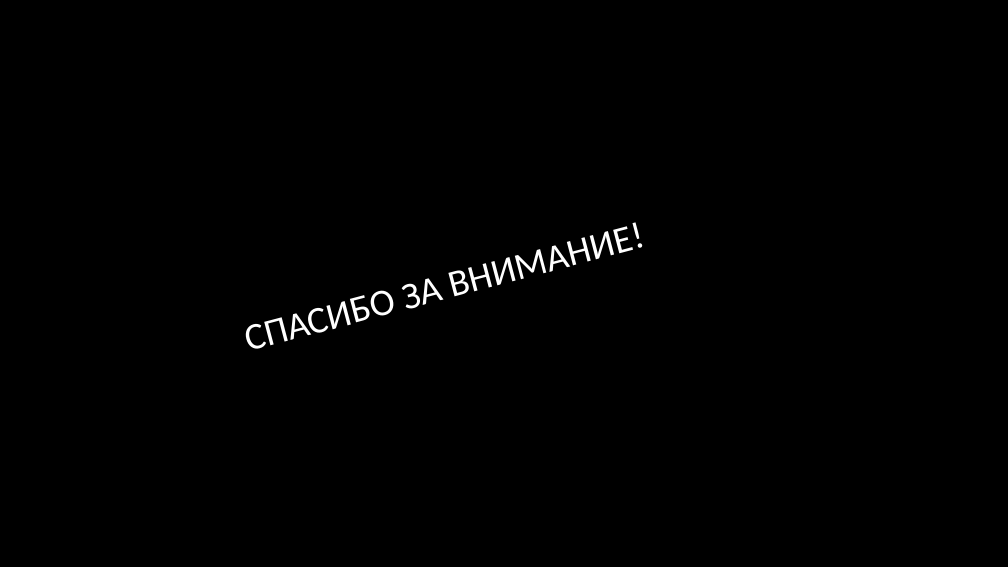
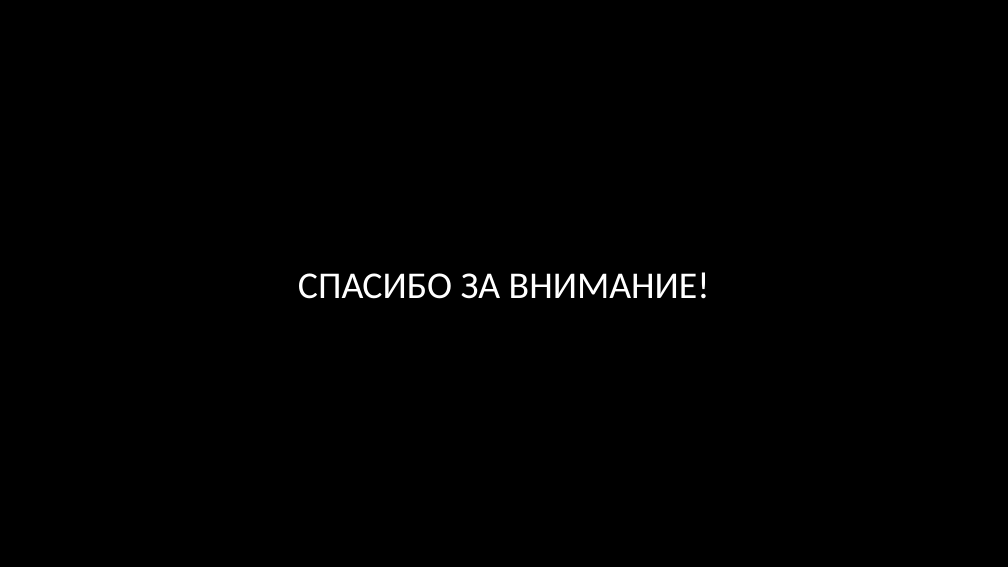
Before and after one commit to KondratovichMaxim/sciense, a slide deck: slide 26 of создания идеальной линзы.pptx (slide 20 before the commit). Drawn at 1008x567 pixels with LibreOffice and Linux fonts; fonts in the diff are those of the drawing; background and template pictures are left out. Boxes give left, top, right and bottom in pixels: in the first picture for what was removed or moved away, otherwise in the second. Text is boxed around its words. In the diff, an @@ line names an element or a change of style, - is before the commit and + after.

```diff
--- a/создания идеальной линзы.pptx
+++ b/создания идеальной линзы.pptx
@@ title "СПАСИБО ЗА ВНИМАНИЕ!": place and size @@
-title "СПАСИБО ЗА ВНИМАНИЕ!" at (406, 278, 444, 309)
+title "СПАСИБО ЗА ВНИМАНИЕ!" at (298, 272, 710, 299)
@@ title "СПАСИБО ЗА ВНИМАНИЕ!" at (298, 272, 710, 299): alignment left to centre; rotation 345 to 0 degrees @@
```
Also in this commit, not shown: 3 other slides changed, 13 slides added, 7 slides removed, 5 other files.
